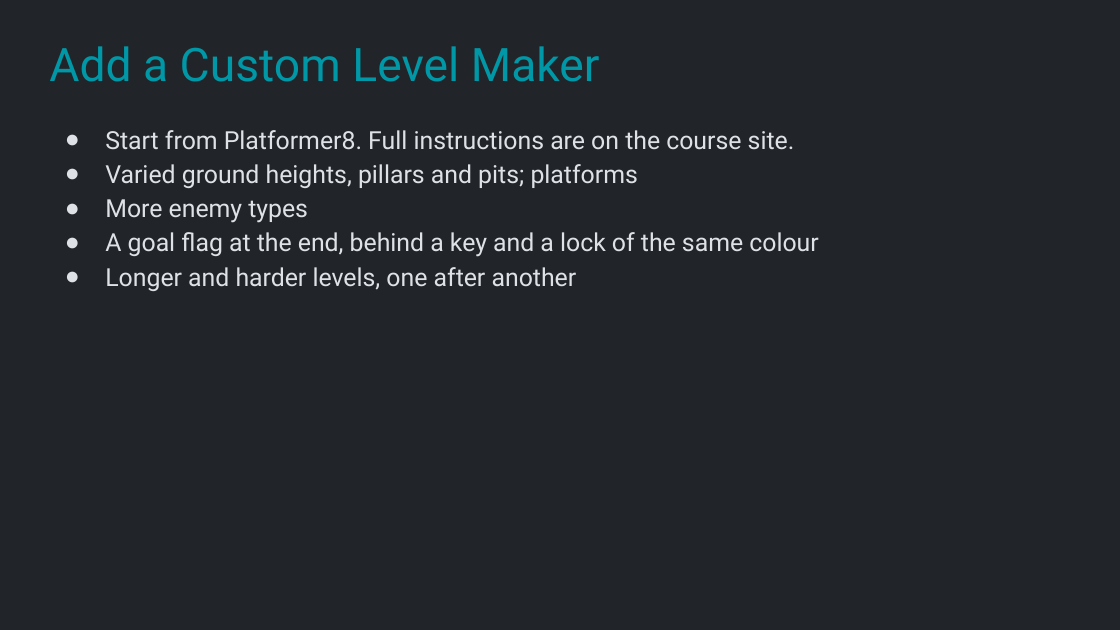
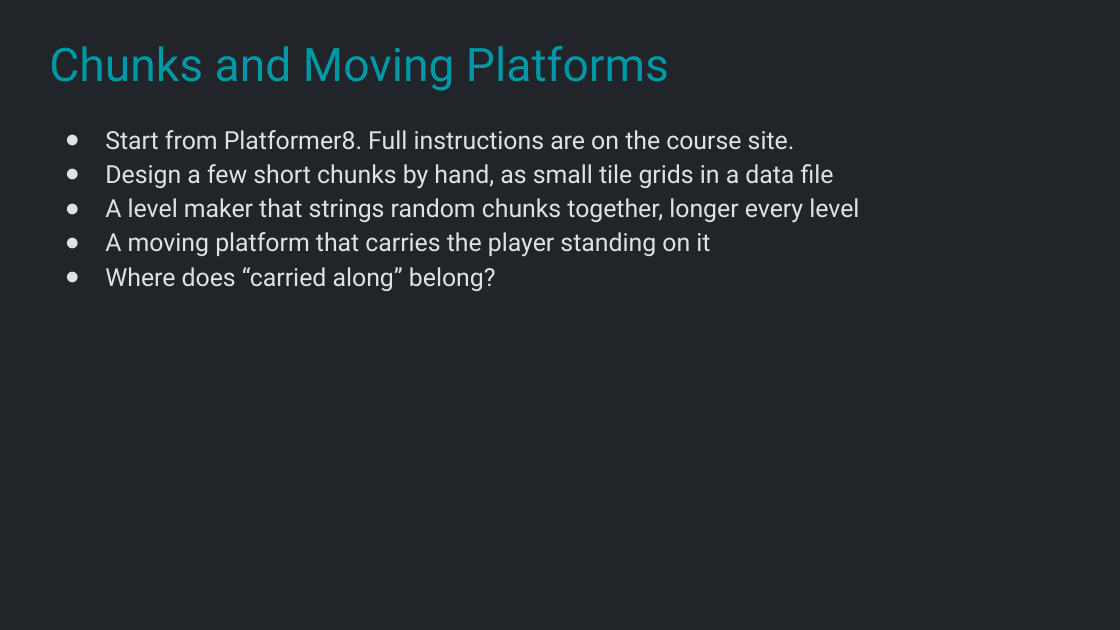
Before and after one commit to Metamate/gar, a slide deck: slide 36 of slides/06 Super Mario Bros.pptx. Drawn at 1120x630 pixels with LibreOffice and Linux fonts; fonts in the diff are those of the drawing. Boxes give left, top, right and bottom in pixels: in the first picture for what was removed or moved away, otherwise in the second. Text is boxed around its words. In the diff, an @@ line names an element or a change of style, - is before the commit and + after.

```diff
--- a/slides/06 Super Mario Bros.pptx
+++ b/slides/06 Super Mario Bros.pptx
@@ title at [49,46,669,91]: text changed @@
-Add a Custom Level Maker
+Chunks and Moving Platforms
@@ text at [105,164,859,291]: text changed @@
-● Varied ground heights, pillars and pits; platforms
-● More enemy types
-● A goal flag at the end, behind a key and a lock of the same colour
-● Longer and harder levels, one after another
+● Design a few short chunks by hand, as small tile grids in a data file
+● A level maker that strings random chunks together, longer every level
+● A moving platform that carries the player standing on it
+● Where does “carried along” belong?
```
Also in this commit, not shown: 3 other files.
